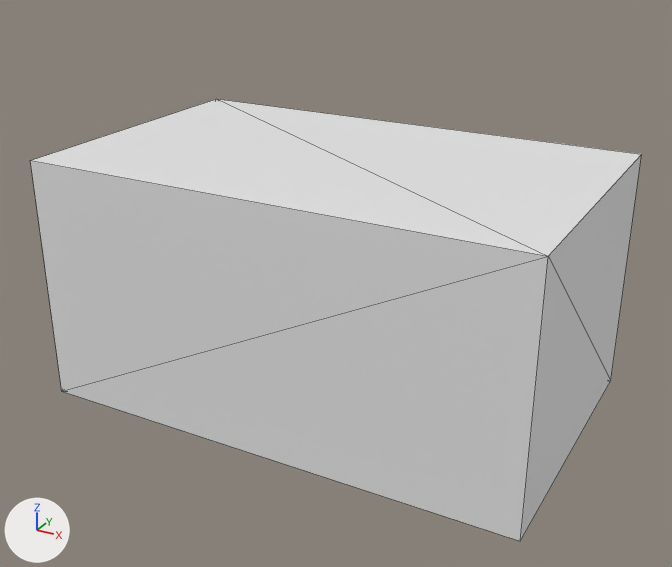
The glTF model Model3d/glb/C04-00570A.glb as it was, and as the next commit left it.
One viewpoint serves both versions: a 50 mm lens placed at (0.001326, -0.001216, 0.000994), pointed at (0.000514, 0.000261, 0.000255). Arrows for +X, +Y and +Z are at lower left; the lights stay in place. The older version comes first. Mesh edges are drawn as thin lines. Where no turn or scale is listed for an object, it has been applied to the vertices. Vertices at exactly the same position are counted once.

Names of what the first picture shows: 'OpenSCAD Model'.
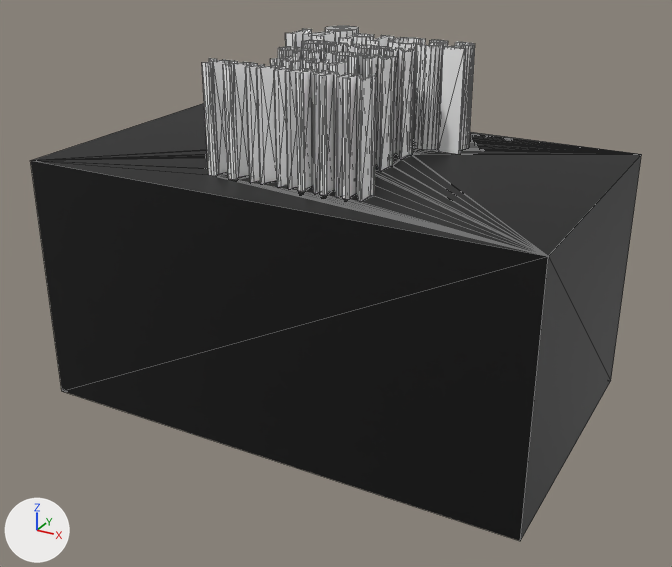
The change in detail:
Material 'Color 2' (mat_color_2) is new.
Its base color is (1.0, 1.0, 1.0) (white #ffffff).
Material 'Color 1' (mat_color_1) is new.
Its base color is (0.0, 0.0, 0.0) (black #000000).
me_openscad_model is used by ob_openscad_model.
me_openscad_model had 8 vertices, 12 faces and spanned x 0.0..0.001, y 0.0..0.0006, z 0.0..0.0005.
me_openscad_model now has 1520 vertices, 3036 faces and spans x 0.0..0.001, y 0.0..0.0006, z 0.0..0.0007.
me_openscad_model part 1: 1512 vertices added at x 0.000305..0.000692, y 0.000085..0.000576, z 0.0005..0.0007.
me_openscad_model part 2: 10 faces spanning x 0.0..0.001, y 0.0..0.0006, z 0.0..0.0005 switch from no material to mat_color_1 (black #000000).
me_openscad_model gains material mat_color_2 (white #ffffff).

Pixel boxes [x1, y1, x2, y2] of what changed, in the pictures (672 x 567 px):
'OpenSCAD Model', reshaped (16% taller): before [30, 99, 642, 541]; after [30, 26, 642, 541]
part 1 of me_openscad_model, added: after [30, 26, 641, 256]
part 2 of me_openscad_model, recoloured (white to black): [31, 154, 642, 541] in both
